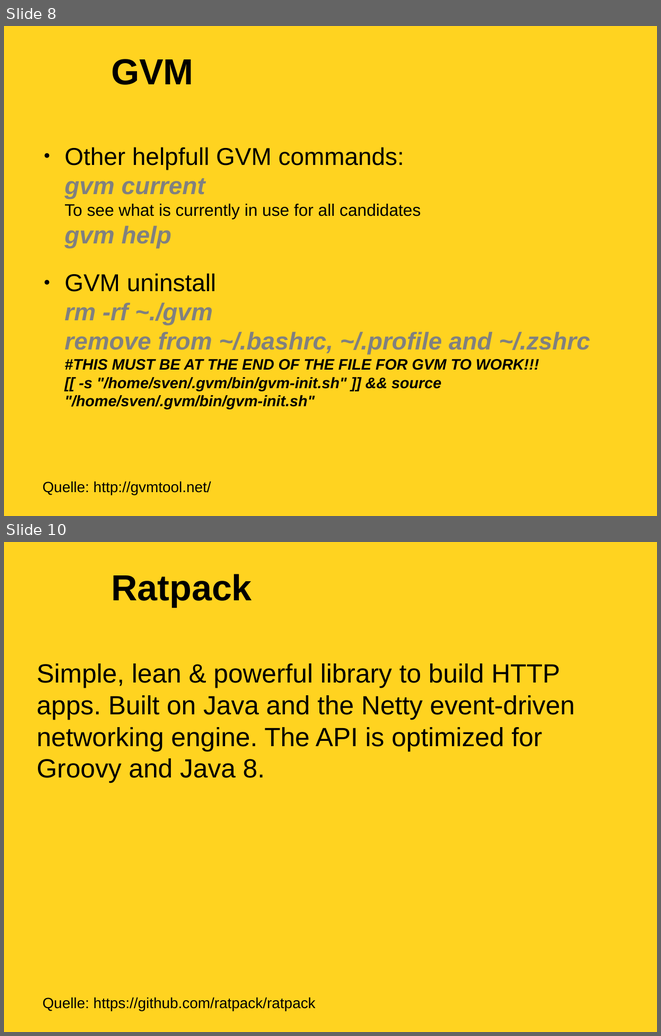
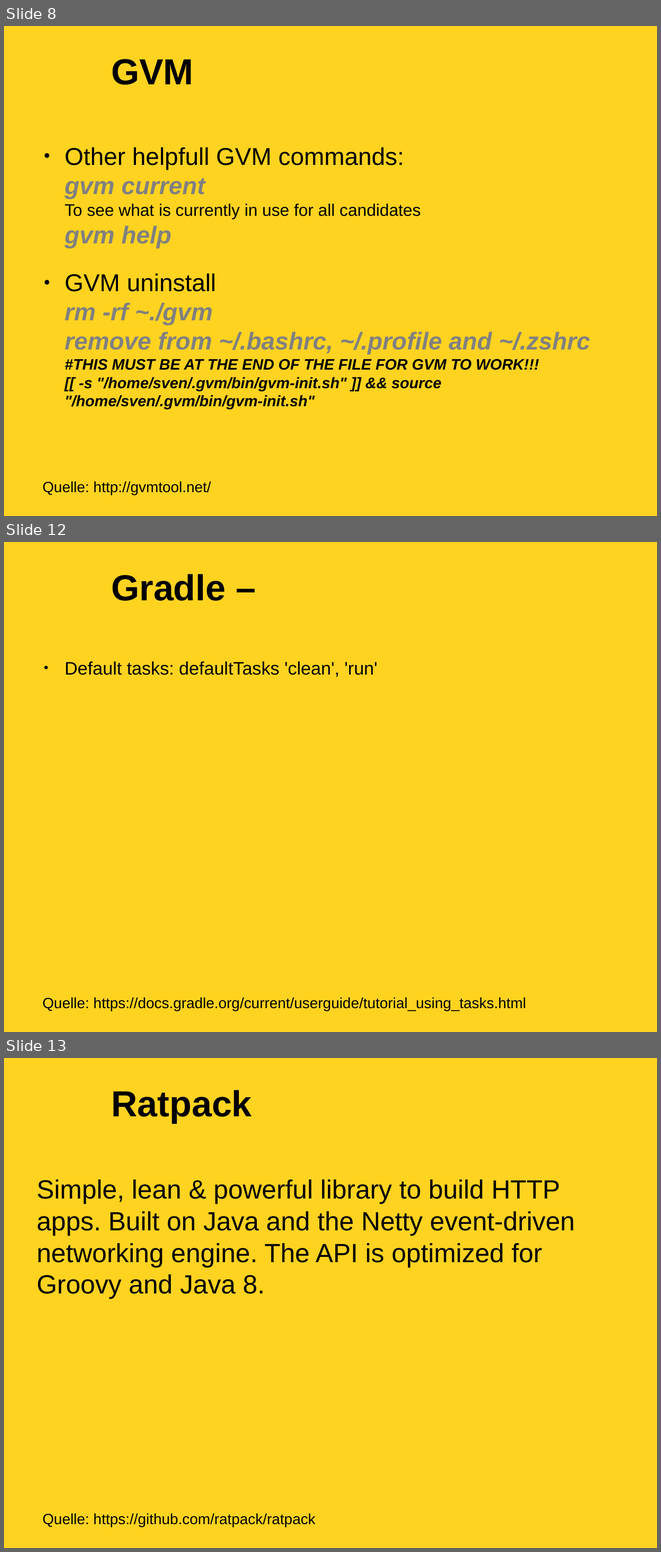
Before and after one commit to soehmann/academy, a slide deck: groovy-academy.odp. Shown one above the other, each under a label of ours: slides 8 and 10 before the commit, slides 8, 12 and 13 after it; the slides between them are not shown. The pictures are 661x1036 and 661x1552 pixels, drawn with LibreOffice and Linux fonts; fonts in the diff are those of the drawing; background and template pictures are left out. Boxes give left, top, right and bottom in pixels: in the first picture for what was removed or moved away, otherwise in the second. Text is boxed around its words. In the diff, an @@ line names an element or a change of style, - is before the commit and + after.

Commit message:
Aktualisiert Gradle Part

```diff
--- a/groovy-academy.odp
+++ b/groovy-academy.odp
@@ slide 12 added at (x1=4, y1=542, x2=657, y2=1032), background #FFD320 @@
@@ title added at (x1=111, y1=574, x2=226, y2=601), 44 pt, text #000000, bold @@
+Gradle –
@@ text added at (x1=64, y1=661, x2=377, y2=677), 22 pt, text #000000 @@
+● Default tasks: defaultTasks 'clean', 'run'
@@ text added at (x1=43, y1=997, x2=526, y2=1011), 18 pt, text #000000 @@
+Quelle: https://docs.gradle.org/current/userguide/tutorial_using_tasks.html
@@ what was slide 10 is now slide 13 @@
```
Also in this commit, not shown: 1 slide changed, 2 other slides added, 1 other file.
